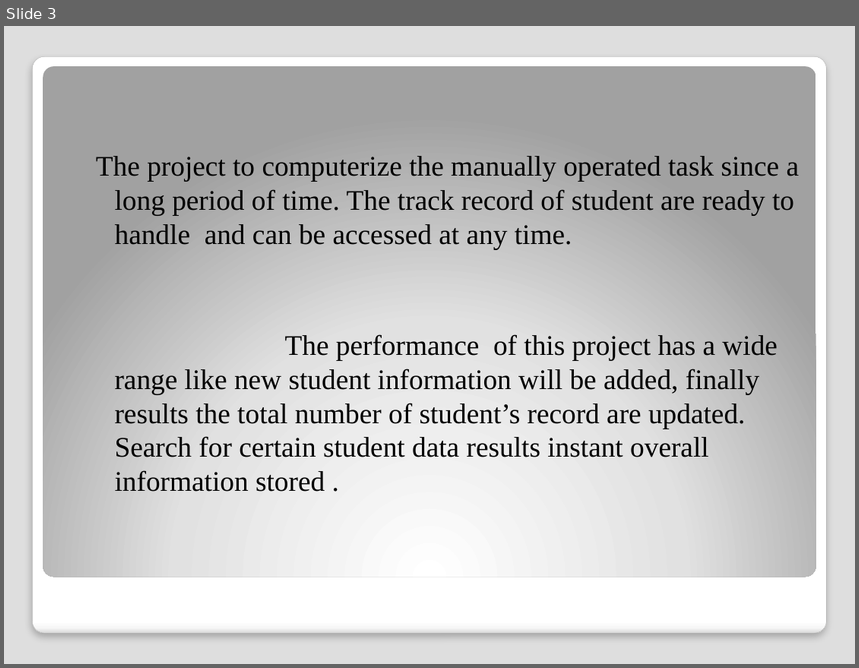
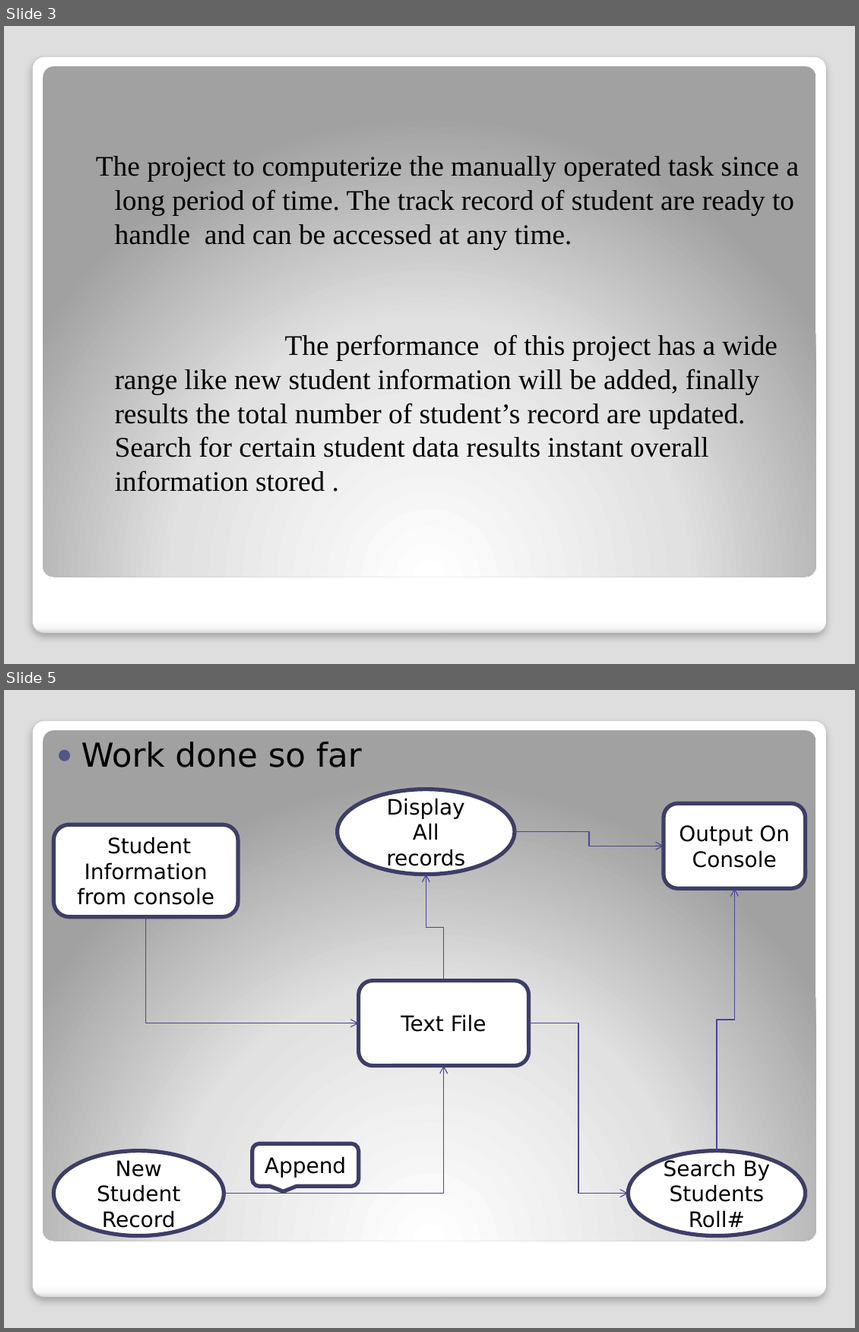
Before and after one commit to SudipKumarSah-0934/SPL-1, a slide deck: presentation.pptx. Shown one above the other, each under a label of ours: slide 3 before the commit, slides 3 and 5 after it; the slides between them are not shown. The pictures are 859x668 and 859x1332 pixels, drawn with LibreOffice and Linux fonts; fonts in the diff are those of the drawing. Boxes give left, top, right and bottom in pixels: in the first picture for what was removed or moved away, otherwise in the second. Text is boxed around its words. In the diff, an @@ line names an element or a change of style, - is before the commit and + after.

```diff
--- a/presentation.pptx
+++ b/presentation.pptx
@@ slide 5 added at (4, 690, 855, 1328), background #DEDEDE; not listed: 2 template elements that a slide beside it also shows @@
@@ text added at (82, 742, 362, 768), 28 pt, text #000000 @@
+● Work done so far
@@ ellipse added at (338, 790, 515, 875), fill #FFFFFF, outline #3D3E66 3.35 pt, 18 pt, text #000000 @@
+Display All records
@@ rounded rectangle added at (664, 803, 806, 888), fill #FFFFFF, outline #3D3E66 3.35 pt, 18 pt, text #000000 @@
+Output On Console
@@ rounded rectangle added at (53, 825, 238, 916), fill #FFFFFF, outline #3D3E66 3.35 pt, 18 pt, text #000000 @@
+Student Information from console
@@ elbow arrow added from (515, 832) to (664, 846), #454798 0.75 pt @@
@@ elbow arrow added from (444, 981) to (427, 875), #454798 0.75 pt @@
@@ elbow arrow added from (718, 1151) to (734, 888), #454798 0.75 pt @@
@@ elbow arrow added from (146, 917) to (359, 1024), #454798 0.75 pt @@
@@ rounded rectangle added at (359, 981, 529, 1066), fill #FFFFFF, outline #3D3E66 3.35 pt, 18 pt, text #000000 @@
+Text File
@@ elbow arrow added from (529, 1024) to (628, 1194), #454798 0.75 pt @@
@@ elbow arrow added from (224, 1194) to (444, 1066), #454798 0.75 pt @@
@@ rounded speech box added at (253, 1144, 359, 1186), fill #FFFFFF, outline #3D3E66 3.35 pt, 18 pt, text #000000 @@
+Append
@@ ellipse added at (53, 1151, 224, 1236), fill #FFFFFF, outline #3D3E66 3.35 pt, 18 pt, text #000000 @@
+New Student Record
@@ ellipse added at (628, 1151, 805, 1236), fill #FFFFFF, outline #3D3E66 3.35 pt, 18 pt, text #000000 @@
+Search By Students Roll#
```
Also in this commit, not shown: 2 other slides changed, 5 other slides added, 1 slide removed.
